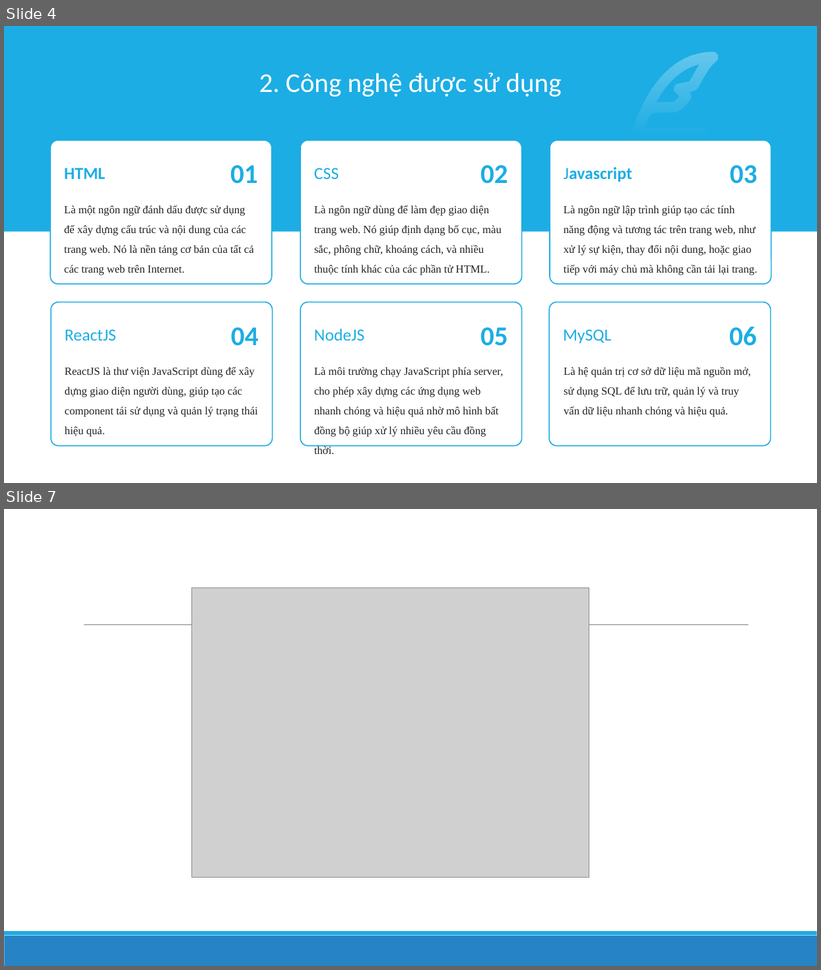
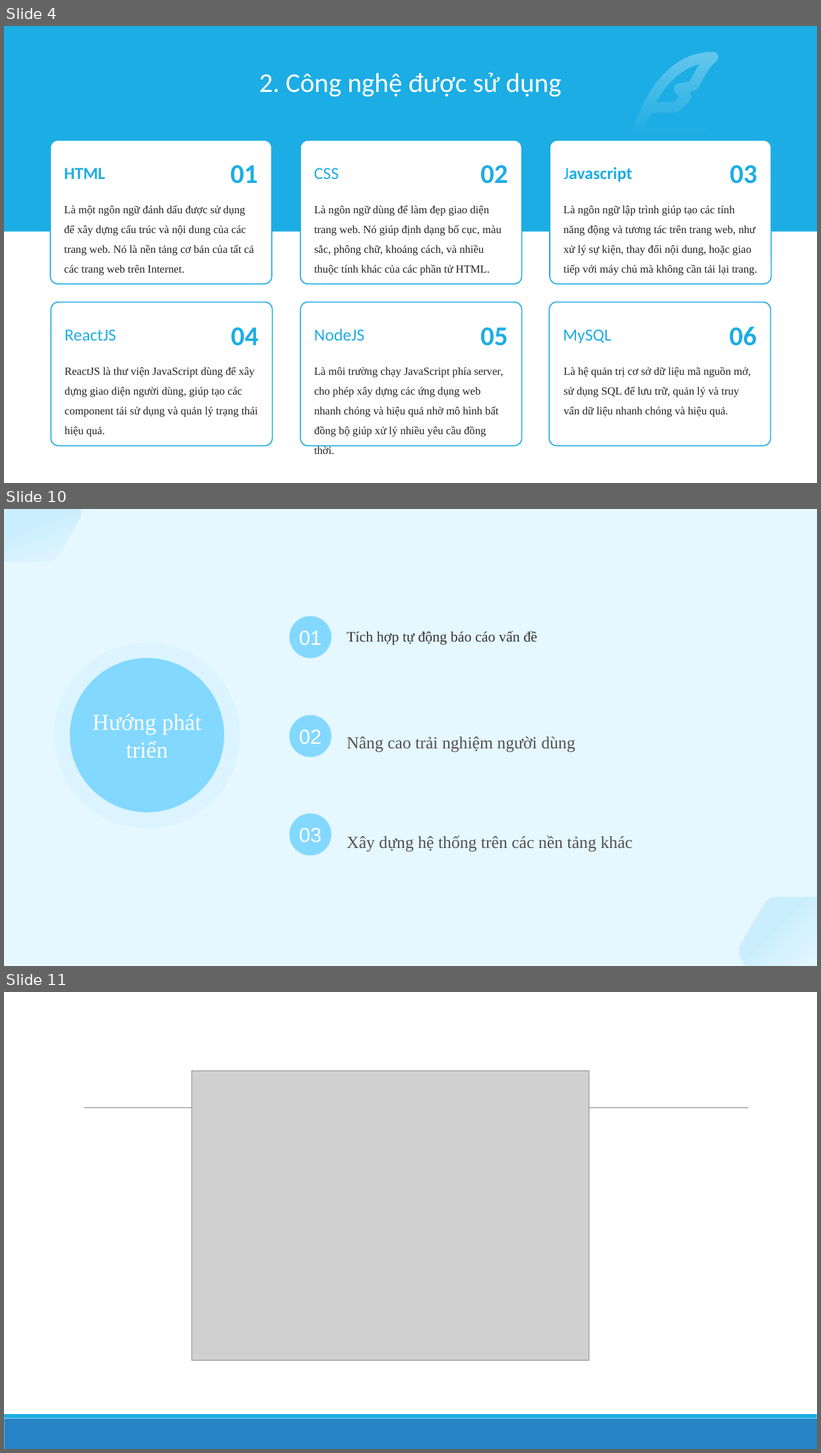
Before and after one commit to qhd279/Nhom055, a slide deck: slide.pptx. Shown one above the other, each under a label of ours: slides 4 and 7 before the commit, slides 4, 10 and 11 after it; the slides between them are not shown. The pictures are 821x970 and 821x1453 pixels, drawn with LibreOffice and Linux fonts; fonts in the diff are those of the drawing; grey boxes stand for pictures. Boxes give left, top, right and bottom in pixels: in the first picture for what was removed or moved away, otherwise in the second. Text is boxed around its words. In the diff, an @@ line names an element or a change of style, - is before the commit and + after.

```diff
--- a/slide.pptx
+++ b/slide.pptx
@@ slide 10 added at <box>4,509,817,966</box>, background #E5F7FF @@
@@ freeform shape added at <box>4,509,81,561</box>, fill gradient #83D8FF @@
@@ ellipse added at <box>290,617,331,658</box>, fill #83D8FF, 24 pt, text #FFFFFF @@
+01
@@ freeform shape added at <box>55,643,240,828</box>, fill #B5E8FF at 20% opacity @@
@@ text added at <box>347,631,537,645</box>, 17.1 pt, text #333333 @@
+Tích hợp tự động báo cáo vấn đề
@@ ellipse added at <box>70,658,224,813</box>, fill #83D8FF, 27 pt, text #FFFFFF @@
+Hướng phát triển
@@ ellipse added at <box>290,715,331,757</box>, fill #83D8FF, 24 pt, text #FFFFFF @@
+02
@@ text added at <box>347,737,575,753</box>, 20 pt, text #525252 @@
+Nâng cao trải nghiệm người dùng
@@ ellipse added at <box>290,814,331,856</box>, fill #83D8FF, 24 pt, text #FFFFFF @@
+03
@@ text added at <box>347,836,632,852</box>, 20 pt, text #525252 @@
+Xây dựng hệ thống trên các nền tảng khác
@@ freeform shape added at <box>740,898,817,966</box>, fill gradient #83D8FF @@
@@ what was slide 7 is now slide 11 @@
```
Also in this commit, not shown: 2 slides changed, 4 other slides added, 1 slide removed, 10 other files.
